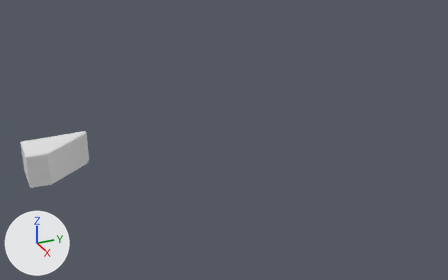
One commit to the FBX model EdwinWong_GAME3002_A2/Assets/StaticMeshes/SM_ObsWallRightSmall.fbx: the scene before it, then after it.
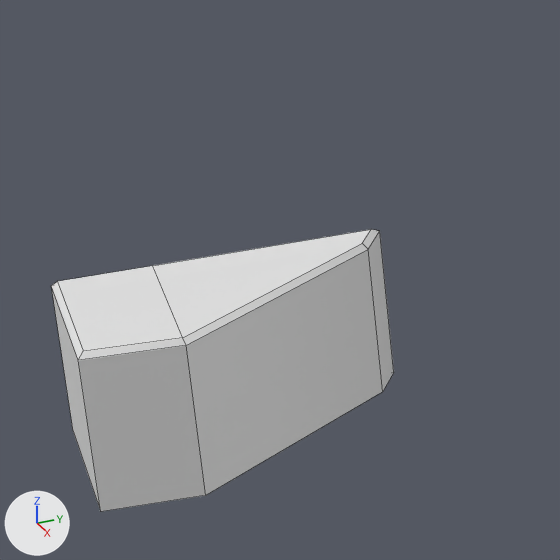
Each version is shown whole from a 50 mm camera at (47.5, -44.9, 22.7) aimed at (1.4, -24.1, -0.4), then close up on the part from 2% to 27% of the width and 30% to 71% of the height. The axes (+X, +Y, +Z) are drawn at lower left. The lights are the same throughout. The close-ups show mesh edges as thin lines. Where no turn or scale is listed for an object, it has been applied to the vertices.
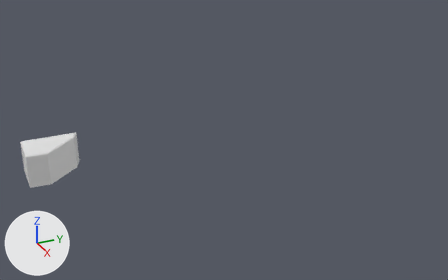
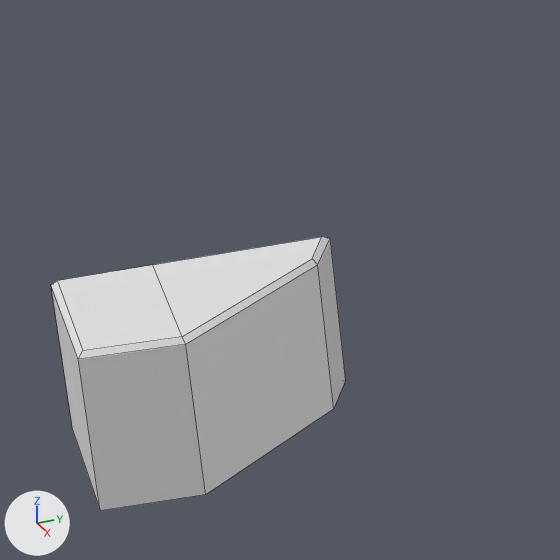
The newer file is also turned or shifted as a whole; pictures and numbers use the older file's frame.

Boxes [x1, y1, x2, y2] around the edits, measured in the close-ups (560 x 560 px; the box of a moved part takes in the faces that stretch with it):
'Box012', reshaped
    before: [51, 229, 394, 511]
    after: [51, 237, 345, 511]
part 1 of me_mesh, moved or reshaped
    before: [153, 229, 394, 495]
    after: [153, 237, 345, 494]

Patch to the scene script:
```diff
--- a/EdwinWong_GAME3002_A2/Assets/StaticMeshes/SM_ObsWallRightSmall.fbx.py
+++ b/EdwinWong_GAME3002_A2/Assets/StaticMeshes/SM_ObsWallRightSmall.fbx.py
@@ me_mesh @@
 me_mesh.from_pydata(...)  # 30 vertices, 16 faces; spans x 0.0..4.2, y -41.3..0.1, z 0.0..2.6
 # used by ob_box012; location = (0.0, 0.0, 0.0)
 # verts and faces of me_mesh; kept vertices keep their numbers, new ones are numbered from 30
 # before: 2 (1.2, -36.1, 0.0) at pixel (393, 372), 3 (1.8, -36.5, 0.0) at pixel (382, 391), 16 (1.8, -36.5, 2.6) at pixel (368, 249), 18 (1.2, -36.1, 2.6) at pixel (379, 230), 26 (1.7, -36.5, 2.6) at pixel (362, 243)
 # before: 27 (1.2, -36.3, 2.6) at pixel (371, 229)
+# me_mesh part 1
+verts[2] = (1.1, -36.9, 0.0)  # moved, pixel (345, 380)
+verts[18] = (1.1, -36.9, 2.6)  # moved, pixel (330, 238)
+verts[3] = (2.1, -37.3, 0.0)  # moved, pixel (333, 408)
+verts[16] = (2.1, -37.3, 2.6)  # moved, pixel (317, 264)
+verts[26] = (2.0, -37.4, 2.6)  # moved, pixel (312, 258)
+verts[27] = (1.2, -37.1, 2.6)  # moved, pixel (321, 236)
```
